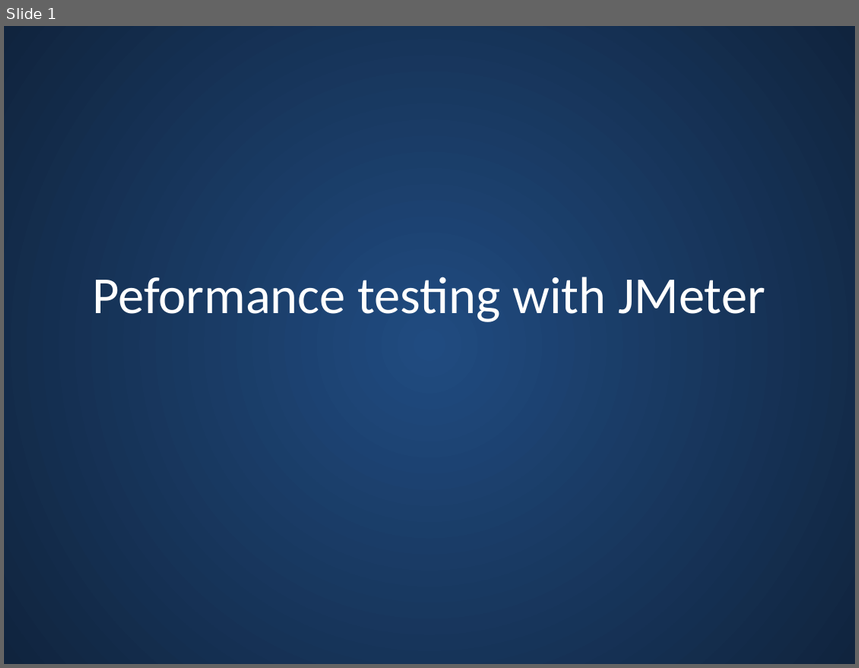
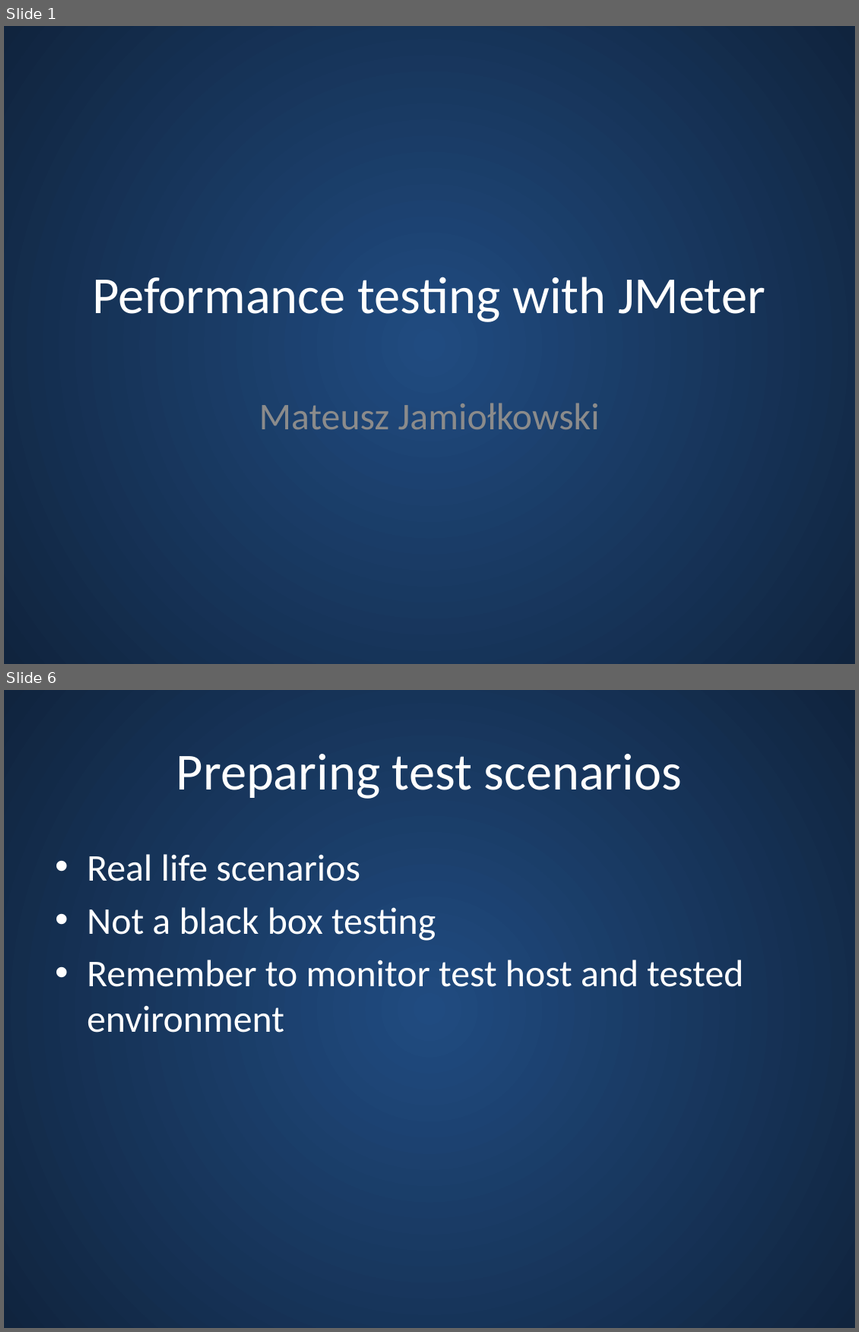
Before and after one commit to m-j/jmeter-demo, a slide deck: presentation/Jmeter-performance-tests.pptx. Shown one above the other, each under a label of ours: slide 1 before the commit, slides 1 and 6 after it; the slides between them are not shown. The pictures are 859x668 and 859x1332 pixels, drawn with LibreOffice and Linux fonts; fonts in the diff are those of the drawing. Boxes give left, top, right and bottom in pixels: in the first picture for what was removed or moved away, otherwise in the second. Text is boxed around its words. In the diff, an @@ line names an element or a change of style, - is before the commit and + after.

```diff
--- a/presentation/Jmeter-performance-tests.pptx
+++ b/presentation/Jmeter-performance-tests.pptx
@@ slide 6 added at (4,690,855,1328), background gradient #204B80 to #0F243E @@
@@ title added at (177,754,682,799), 44 pt, text #FFFFFF @@
+Preparing test scenarios
@@ text added at (87,854,743,1033), 32 pt, text #FFFFFF @@
+• Real life scenarios
+• Not a black box testing
+• Remember to monitor test host and tested environment
@@ slide 1 changed as well @@
@@ subtitle added at (259,403,600,430), 32 pt, text #8C8C8C @@
+Mateusz Jamiołkowski
```
Also in this commit, not shown: 11 other slides added, 1 slide removed.
